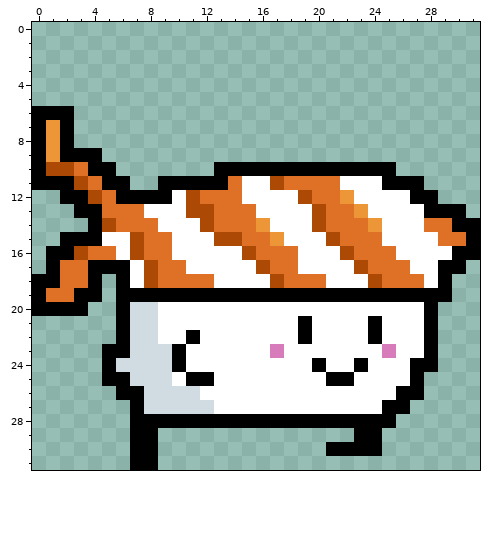
One commit to this pixel-art sprite: public/images/salmon_nigiri_4.png. Above: the version before the commit.
The file is 32x32 pixels.
The same view after the edit:
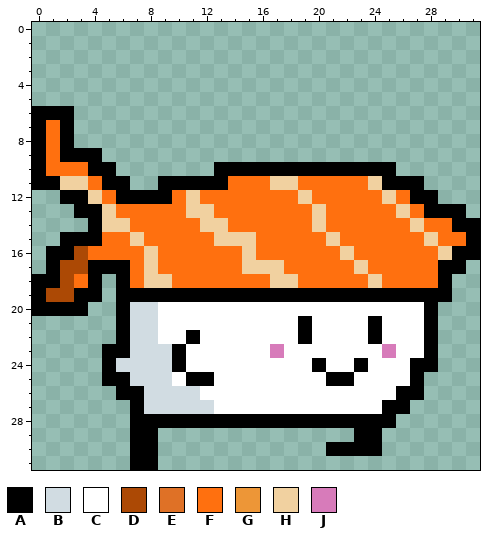
Palette (. is transparent): A #000000  B #d1dce2  C #ffffff  D #ac4905  E #df7126  F #ff700f  G #ed9637  H #f1d1a0  J #d77bba
Edits made:
Changed rows in their new state; - is an unchanged pixel.
first column x 1:
 7 F-----------------------------
 8 F-----------------------------
 9 F-----------------------------
10 FFF---------------------------
11 -HHF---------FFFHHFFFFFH------
12 ---HF----FHFFFFFFFHFFFFFHF----
13 ----HFFFFFHHFFFFFFFHFFFFFHF---
14 ----HHFFFFFHHFFFFFFHFFFFFFHFF-
15 ----FFHFFFFFHHHFFFFFHFFFFFFHFF
16 ---FFFFHFFFFFFHFFFFFFHFFFFFFH-
17 -DD---FHFFFFFFHHHFFFFFHFFFFF--
18 -DF---FHHFFFFFFFHHFFFFFHFFFF--
19 DD----------------------------
